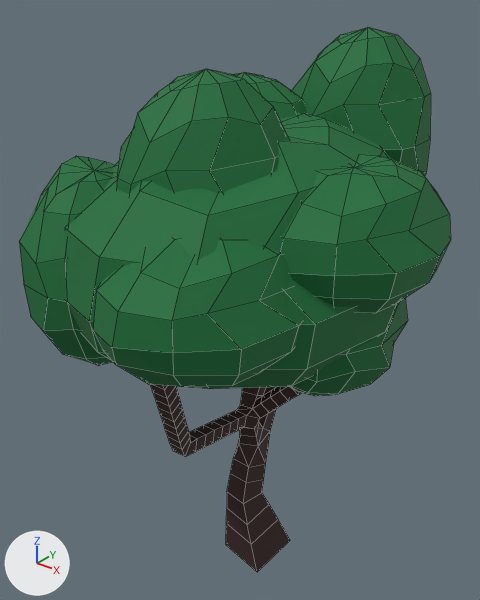
Renders of the FBX model Assets/Models/Tree2.fbx from each side of a commit.
Camera for both pictures: a 50 mm lens placed at (13.0, -17.5, 22.4), pointed at (-0.9, -0.2, 11.7). Lighting does not change. The marker at lower left points along +X, +Y and +Z. Mesh edges are drawn as thin lines. Where no turn or scale is listed for an object, it has been applied to the vertices.
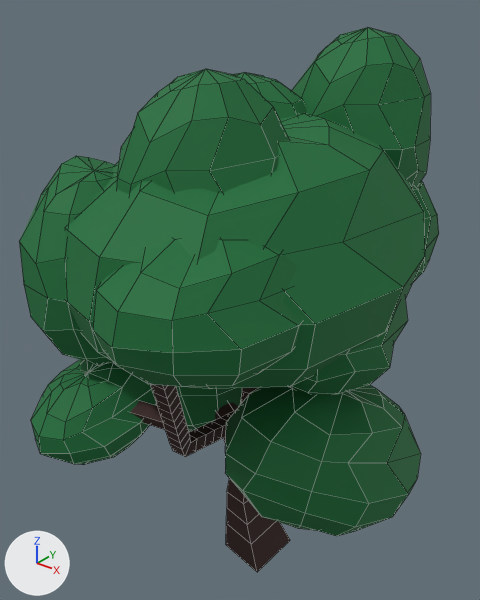
Location of each change, [x1, y1, x2, y2] in pixels of the pictures (480 x 600 px; the box of a moved part takes in the faces that stretch with it):
'Cube', reshaped: before [19, 27, 451, 572]; after [19, 27, 439, 572]
part 1 of me_cube_001, moved or reshaped: before [281, 154, 451, 313]; after [225, 385, 421, 536]
part 2 of me_cube_001, added: after [176, 386, 242, 431]
part 3 of me_cube_001, added: after [31, 360, 157, 465]
part 4 of me_cube_001, built on: before [233, 440, 239, 458]; after [215, 402, 239, 444]
part 5 of me_cube_001, built on: after [130, 401, 165, 430]

What changed in the scene script:
```text
Change me_cube_001:
    where me_cube_001.from_pydata(...)  # 1585 vertices, 1708 faces; spans x -5.4..6.8, y -8.8..8.0, z -0.2..20.9
    used by ob_cube; location = (0.0, 0.0, 0.0)
    verts and faces of me_cube_001; kept vertices keep their numbers, new ones are numbered from 1585
    before: 93 (-0.8, -0.7, 4.7) at pixel (233, 458), 97 (-0.3, -0.9, 5.8) at pixel (239, 443), 98 (-0.7, -0.1, 6.1), 614 (-1.0, 0.6, 5.5), 621 (-0.4, 2.0, 6.7)
    before: 622 (-0.2, 1.3, 7.3) at pixel (275, 387), 625 (-0.5, 2.5, 7.3), 626 (-0.4, 1.9, 8.0)
    before: 687 (0.2, -5.4, 9.3) at pixel (165, 429), 688 (0.2, -4.9, 9.5), 691 (0.3, -5.6, 9.8) at pixel (163, 422), 692 (0.3, -5.1, 10.0)
    me_cube_001 part 1: the loose piece of 86 vertices spanning x 1.3..6.8, y -4.8..2.3, z 13.5..17.7 is multiplied about its middle by the matrix ((1.188, -0.005, 0.072), (-0.021, 1.11, 0.429), (-0.069, -0.43, 1.108)), then moved by (-0.6, 0.3, -8.3)
    me_cube_001 part 2: the loose piece of 86 vertices spanning x -4.9..-0.3, y -7.5..-2.4, z 10.9..17.6 is copied, and the copy is multiplied about its middle by the matrix ((1.125, 0.0, -0.321), (0.027, 1.166, 0.095), (0.32, -0.099, 1.121)), then moved by (-1.7, 6.0, -6.2); it spans x -7.0..-1.5, y -2.0..4.1, z 4.2..11.7
    me_cube_001 part 3: the loose piece of 86 vertices spanning x -0.5..5.0, y -8.8..-1.6, z 12.4..16.7 is copied, and the copy is multiplied about its middle by the matrix ((0.704, 0.021, -0.058), (-0.034, 0.688, -0.16), (0.052, 0.163, 0.686)), then moved by (-4.6, -0.6, -5.2); it spans x -4.3..-0.4, y -8.3..-3.3, z 7.8..11.1
    me_cube_001 part 4
    add delete_faces([(93, 97, 98, 614), (621, 625, 626, 622)])
    add verts[1588] = (-3.9, 1.7, 7.3)
    add verts[1589] = (-3.9, 0.8, 7.5)
    add verts[1590] = (-3.7, 0.1, 7.1)
    add verts[1591] = (-3.9, 0.7, 6.1)
    add verts[1592] = (3.5, 0.9, 9.0)
    add verts[1593] = (3.8, 0.1, 9.2)
    add verts[1594] = (3.2, 0.6, 8.2)
    add verts[1595] = (3.6, -0.2, 8.4)
    add faces += [(97, 98, 1589, 1590), (1588, 1591, 1590, 1589), (93, 97, 1590, 1591), (98, 614, 1588, 1589), (93, 1591, 1588, 614), (621, 625, 1592, 1594)]  # mat_baumbraun (brown #371f1b)
    add faces += [(1592, 1593, 1595, 1594), (625, 626, 1593, 1592), (622, 1595, 1593, 626), (621, 1594, 1595, 622)]  # mat_baumbraun (brown #371f1b)
    me_cube_001 part 5
    add delete_faces([(687, 691, 692, 688)])
    add for new, old in zip([1585, 1586, 1587], [687, 691, 692]): verts[new] = verts[old] + (-2.2, -0.8, 0.3)
    add verts[1596] = (-2.0, -5.8, 9.8)
    add faces += [(687, 1585, 1596, 688), (1585, 1586, 1587, 1596), (688, 1596, 1587, 692), (687, 691, 1586, 1585), (691, 692, 1587, 1586)]  # mat_baumbraun (brown #371f1b)
```
